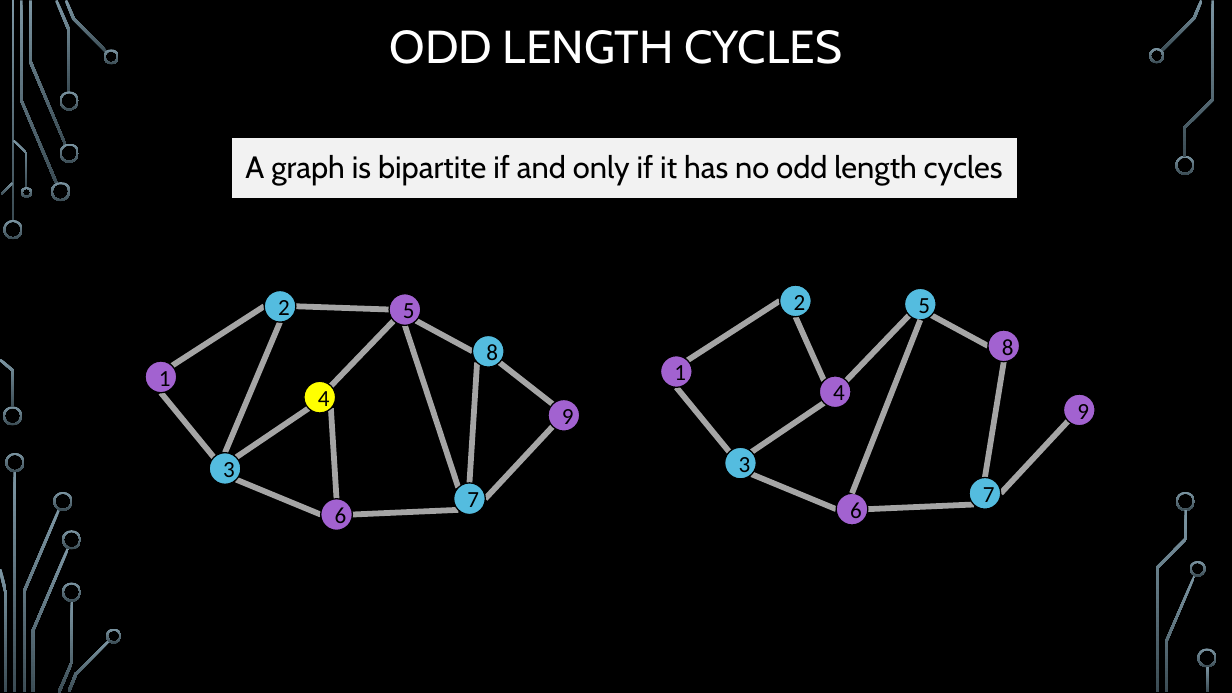
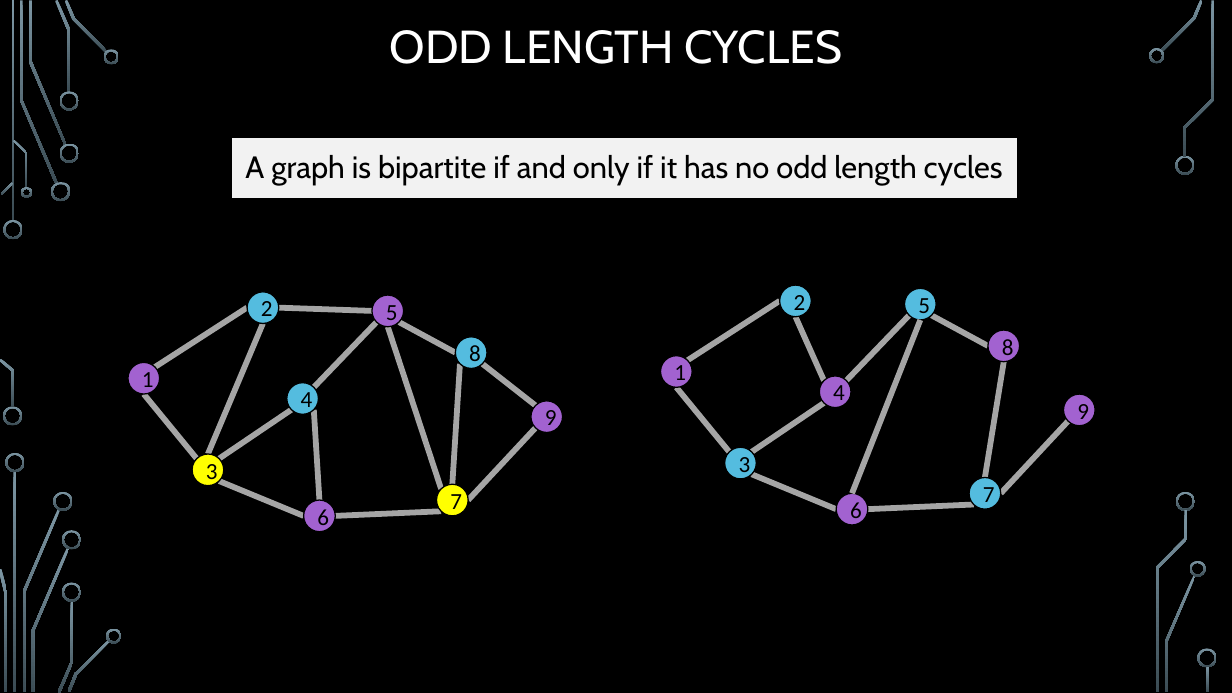
Before and after one commit to markfloryan/dsa2, a slide deck: slide 44 of slides/01-1-GraphsIntroBFS.pptx. Drawn at 1232x693 pixels with LibreOffice and Linux fonts; fonts in the diff are those of the drawing; background and template pictures are left out. Boxes give left, top, right and bottom in pixels: in the first picture for what was removed or moved away, otherwise in the second. Text is boxed around its words. In the diff, an @@ line names an element or a change of style, - is before the commit and + after.

```diff
--- a/slides/01-1-GraphsIntroBFS.pptx
+++ b/slides/01-1-GraphsIntroBFS.pptx
@@ 10 lines, 8 ellipses moved together from (x1=145, y1=290, x2=579, y2=531) to (x1=128, y1=292, x2=563, y2=531) @@
@@ ellipse "4" at (x1=287, y1=383, x2=318, y2=414): fill #FFFF00 to #54BCDF @@
@@ ellipse "3" at (x1=192, y1=454, x2=224, y2=485): fill #54BCDF to #FFFF00 @@
@@ 4 lines, 1 ellipse moved together from (x1=226, y1=323, x2=553, y2=515) to (x1=208, y1=323, x2=536, y2=516) @@
@@ ellipse "7" at (x1=436, y1=484, x2=468, y2=516): fill #54BCDF to #FFFF00 @@
```
Also in this commit, not shown: 1 other slide changed, 3 other files.
